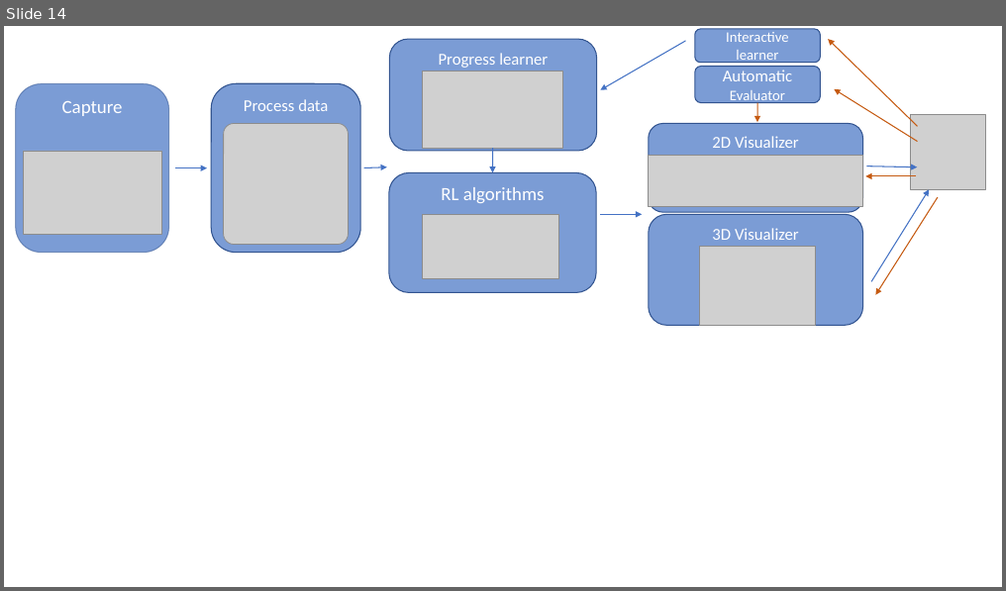
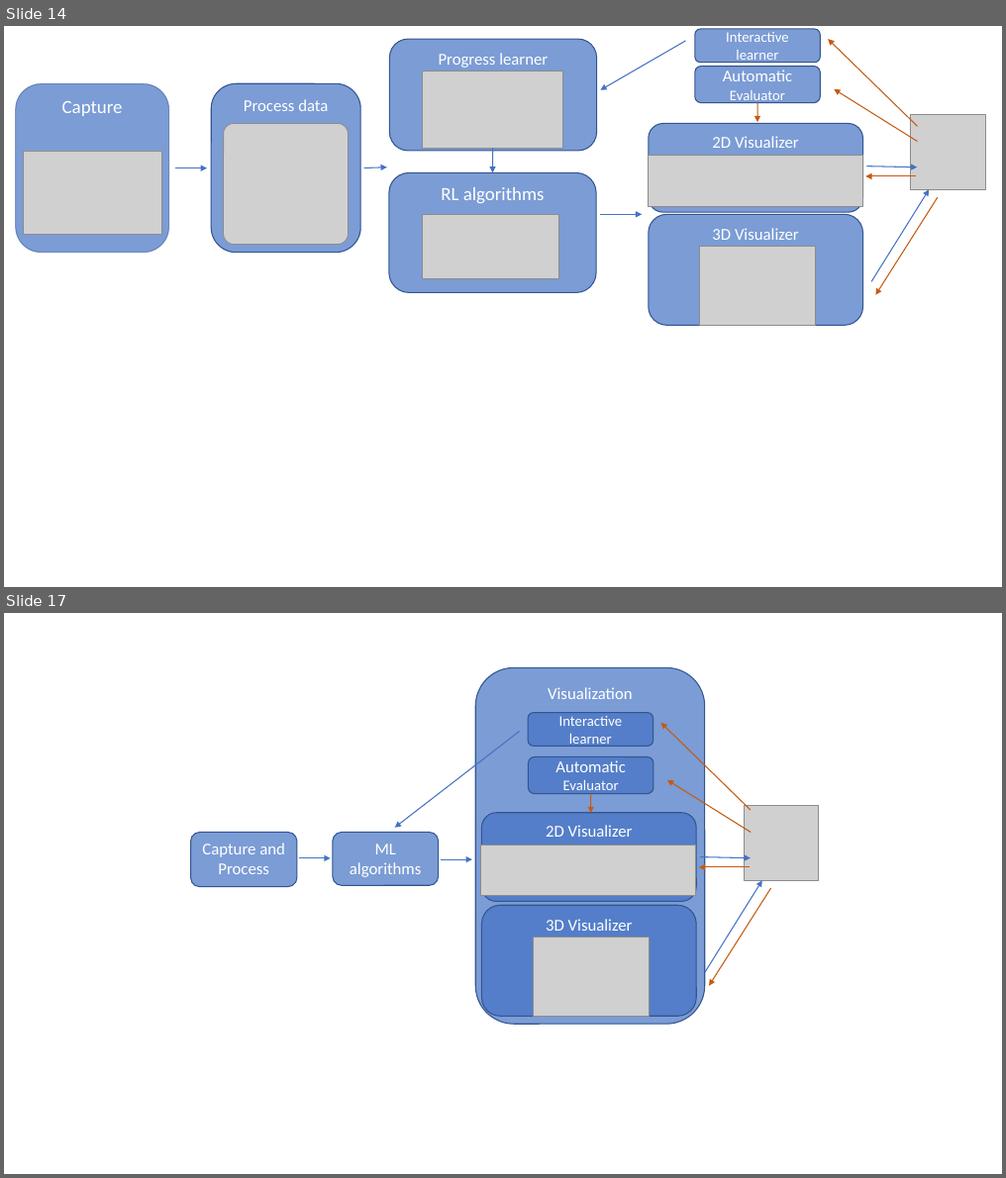
Before and after one commit to tuandnvn/learn-to-perform, a slide deck: miscellanous/shapes.pptx. Shown one above the other, each under a label of ours: slide 14 before the commit, slides 14 and 17 after it; the slides between them are not shown. The pictures are 1006x591 and 1006x1178 pixels, drawn with LibreOffice and Linux fonts; fonts in the diff are those of the drawing; grey boxes stand for pictures. Boxes give left, top, right and bottom in pixels: in the first picture for what was removed or moved away, otherwise in the second. Text is boxed around its words. In the diff, an @@ line names an element or a change of style, - is before the commit and + after.

```diff
--- a/miscellanous/shapes.pptx
+++ b/miscellanous/shapes.pptx
@@ slide 17 added at [4,613,1002,1174], background #FFFFFF @@
@@ rounded rectangle added at [475,667,705,1024], fill #4472C4 at 70% opacity, outline #325491 1 pt, 16 pt, text #FFFFFF @@
+Visualization
@@ arrow added from (520, 731) to (395, 828), #4472C4 1 pt @@
@@ rounded rectangle added at [528,713,653,747], fill #4472C4 at 70% opacity, outline #325491 1 pt, 14 pt, text #FFFFFF @@
+Interactive learner
@@ arrow added from (750, 810) to (661, 723), #C55A11 1 pt @@
@@ rounded rectangle added at [528,757,653,793], fill #4472C4 at 70% opacity, outline #325491 1 pt, 16 pt, text #FFFFFF @@
+Automatic Evaluator
@@ arrow added from (751, 833) to (667, 780), #C55A11 1 pt @@
@@ rounded rectangle added at [481,813,696,902], fill #4472C4 at 70% opacity, outline #325491 1 pt, 16 pt, text #FFFFFF @@
+2D Visualizer
@@ arrow added from (591, 794) to (591, 813), #C55A11 1 pt @@
@@ picture added at [745,806,819,881] @@
@@ rounded rectangle added at [190,833,297,887], fill #4472C4 at 70% opacity, outline #325491 1 pt, 16 pt, text #FFFFFF @@
+Capture and Process
@@ rounded rectangle added at [333,833,439,885], fill #4472C4 at 70% opacity, outline #325491 1 pt, 16 pt, text #FFFFFF @@
+ML algorithms
@@ picture added at [481,845,696,896] @@
@@ arrow added from (299, 859) to (331, 859), #4472C4 1 pt @@
@@ arrow added from (441, 861) to (472, 861), #4472C4 1 pt @@
@@ arrow added from (749, 867) to (699, 867), #C55A11 1 pt @@
@@ arrow added from (700, 858) to (750, 859), #4472C4 1 pt @@
@@ rounded rectangle added at [481,906,696,1017], fill #4472C4 at 70% opacity, outline #325491 1 pt, 16 pt, text #FFFFFF @@
+3D Visualizer
@@ arrow added from (705, 973) to (762, 881), #4472C4 1 pt @@
@@ arrow added from (771, 888) to (709, 986), #C55A11 1 pt @@
@@ picture added at [534,937,648,1016] @@
```
Also in this commit, not shown: 2 other slides added, 7 other files.
